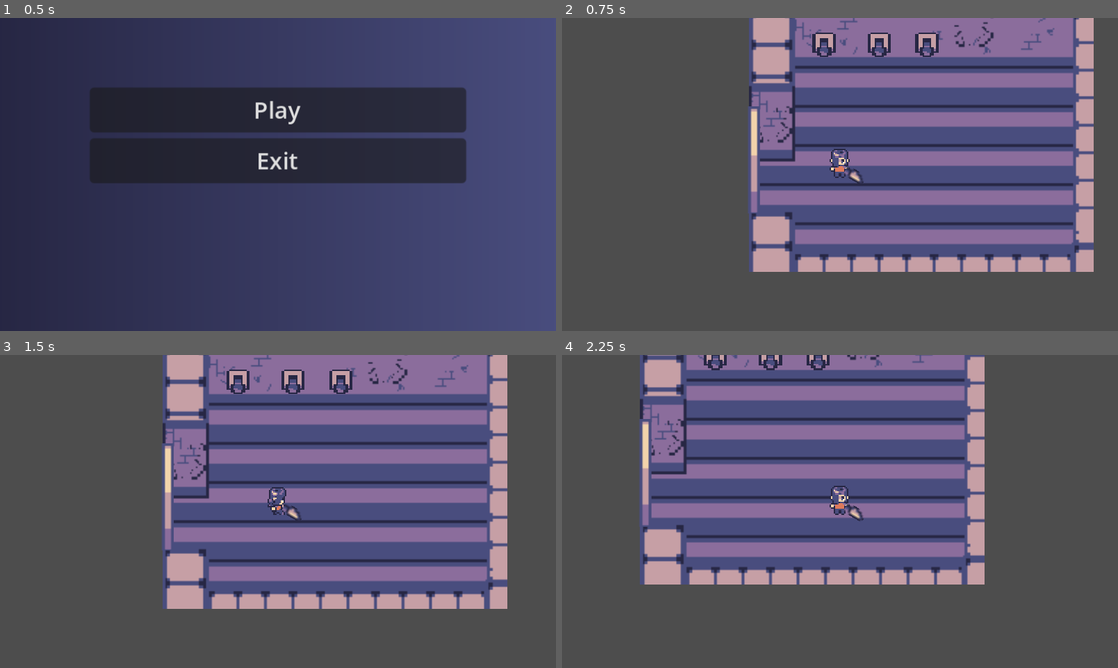
Above: before the commit, frames 1-4 (two rows, left to right).
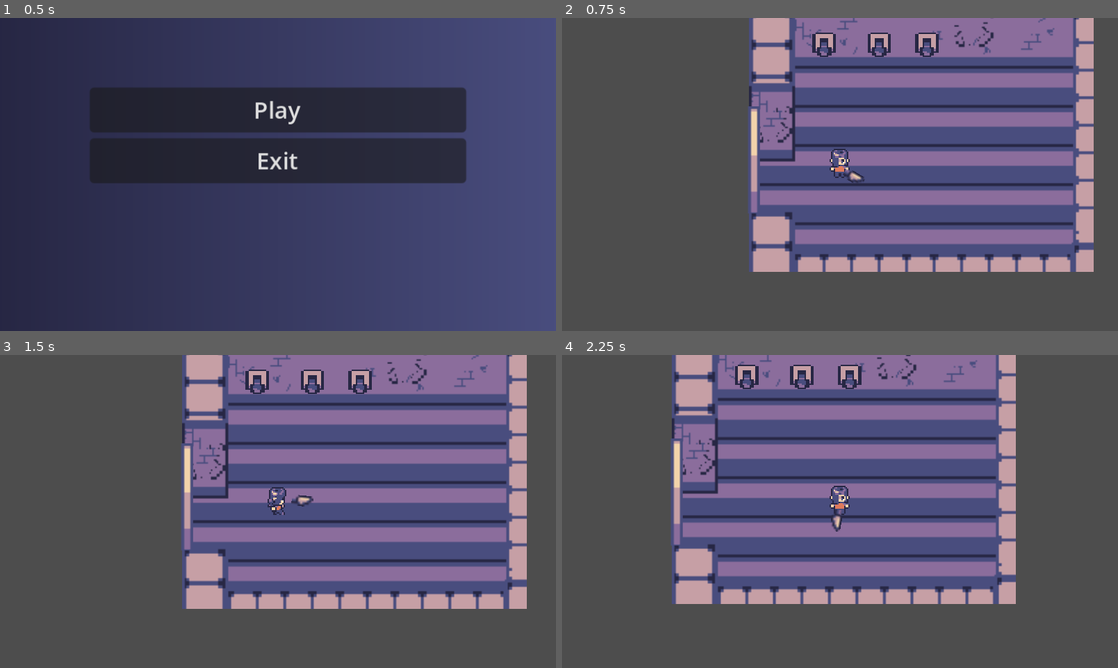
Above: after the commit, the same moments.

Repository: FranzRome/godot-wild-jam--74
Game: Godot game, scene res://scenes/main_menu.tscn
Two runs of this game, one before a commit and one after it. Both use one fixed random seed, a clock stepped at 60 frames per second and the inputs below.
Inputs (mouse positions are in pixels of both pictures, inside the frame that each line leads up to):
- Up to frame 1 (0.5 s): no input
- Up to frame 2 (0.75 s): click "Play" at 0.5 s
- Up to frame 3 (1.5 s): tap Enter at 1.25 s; move the mouse to (400, 495) at 1.27 s; hold D (right) from 1.28 s (still down); click (400, 495) at 1.35 s
- Up to frame 4 (2.25 s): move the mouse to (728, 527) at 2.02 s; release D (right) at 2.03 s; hold S (down) from 2.03 s (still down); click (728, 527) at 2.1 s

Frame 1 is identical in both runs. In frame 2, less than 0.1% of the frame differs, in the area x 50-55%, y 47-53%; in frame 3, 15%; in frame 4, 44%, in the area x 13-82%, y 0-80%.

Commit message:
can hold movement keys and still perform attack

Diff:
--- a/scenes/game_components/player_components/player.tscn
+++ b/scenes/game_components/player_components/player.tscn
@@ -182,7 +182,7 @@
 "times": PackedFloat32Array(0),
 "transitions": PackedFloat32Array(1),
 "update": 0,
-"values": [Vector2(-1, 1)]
+"values": [Vector2(1, 1)]
 }
 
 [sub_resource type="Animation" id="Animation_1nnr6"]
@@ -422,7 +422,6 @@
 [node name="Weapon" type="Node2D" parent="."]
 position = Vector2(6, -1)
 rotation = 2.0944
-scale = Vector2(-1, 1)
 
 [node name="SilverDagger" parent="Weapon" instance=ExtResource("4_xy7ys")]
 scale = Vector2(1.5, 1.5)
--- a/scripts/player.gd
+++ b/scripts/player.gd
@@ -17,6 +17,11 @@
 		return
 	var direction: Vector2 = Input.get_vector("left", "right", "up", "down")
 
+	if(Input.is_action_just_pressed("attack")):
+		attack()
+		return
+
+
 	velocity.x = move_toward(velocity.x, speed * direction.x, accel)
 	velocity.y = move_toward(velocity.y, speed * direction.y, accel)
 
@@ -25,8 +30,7 @@
 	if(Input.is_action_just_pressed("interact")):
 		PuzzleManager.execute_interactions()
 
-	if(Input.is_action_just_pressed("attack") && direction == Vector2.ZERO):
-		attack()
+
 
 
 
